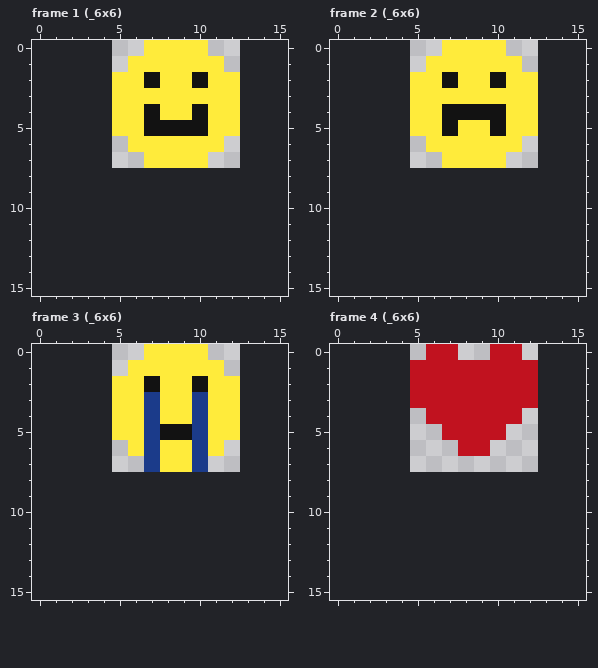
File history of a pixel-art file, gfx/game/sprite/nono_6x6.aseprite. The first picture shows the starting point.
8x8 pixels, 21 frames. Shown: frame 1 (_6x6), frame 2 (_6x6), frame 3 (_6x6), frame 4 (_6x6). The old version is drawn lined up with the new one, on the new canvas. The commit also changed other frames, which this record leaves out.
Now the later version:
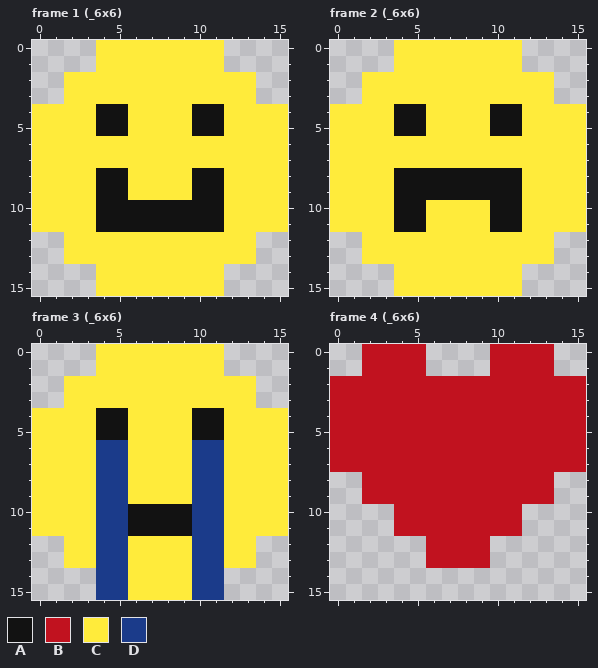
Palette (. is transparent): A #121212  B #c1121f  C #ffeb3b  D #1b3b8a
Diff:
canvas 8x8 -> 16x16, the old top-left corner now at 5,0
Changed rows in their new state; - is an unchanged pixel.
Frame 1 (_6x6):
first column x 0:
 0 ----CCC----C----
 1 ----CC----------
 2 --CCC--C--C--C--
 3 --CCC--------C--
 4 CCCCAA-C---A-CCC
 5 CCCCAA-CCC-A-CCC
 6 CCCCCC------CCCC
 7 CCCCCCC----CCCCC
 8 CCCCAACCCCAACCCC
 9 CCCCAACCCCAACCCC
10 CCCCAAAAAAAACCCC
11 CCCCAAAAAAAACCCC
12 --CCCCCCCCCCCC--
13 --CCCCCCCCCCCC--
14 ----CCCCCCCC----
15 ----CCCCCCCC----
Frame 2 (_6x6):
first column x 0:
 0 ----CCC----C----
 1 ----CC----------
 2 --CCC--C--C--C--
 3 --CCC--------C--
 4 CCCCAA-CCC-A-CCC
 5 CCCCAA-C---A-CCC
 6 CCCCCC------CCCC
 7 CCCCCCC----CCCCC
 8 CCCCAAAAAAAACCCC
 9 CCCCAAAAAAAACCCC
10 CCCCAACCCCAACCCC
11 CCCCAACCCCAACCCC
12 --CCCCCCCCCCCC--
13 --CCCCCCCCCCCC--
14 ----CCCCCCCC----
15 ----CCCCCCCC----
Frame 3 (_6x6):
first column x 0:
 0 ----CCC----C----
 1 ----CC----------
 2 --CCC--C--C--C--
 3 --CCC--C--C--C--
 4 CCCCAA-C--AA-CCC
 5 CCCCAA-CCCAA-CCC
 6 CCCCDD-C---DCCCC
 7 CCCCDDCC---DCCCC
 8 CCCCDDCCCCDDCCCC
 9 CCCCDDCCCCDDCCCC
10 CCCCDDAAAADDCCCC
11 CCCCDDAAAADDCCCC
12 --CCDDCCCCDDCC--
13 --CCDDCCCCDDCC--
14 ----DDCCCCDD----
15 ----DDCCCCDD----
Frame 4 (_6x6):
first column x 0:
 0 --BBBB..----BB--
 1 --BBB-....---B--
 2 BBBBB--------BBB
 3 BBBBB--------BBB
 4 BBBBBB------BBBB
 5 BBBBBBB----BBBBB
 6 BBBBBBBB--BBBBBB
 7 BBBBBBBBBBBBBBBB
 8 --BBBBBBBBBBBB--
 9 --BBBBBBBBBBBB--
10 ----BBBBBBBB----
11 ----BBBBBBBB----
12 ------BBBB------
13 ------BBBB------
Changed places in both pictures, as pixel boxes (x1, y1, x2, y2):
changed: (32, 40, 288, 296)
changed: (330, 40, 586, 296)
changed: (32, 344, 288, 600)
changed: (330, 344, 586, 568)
